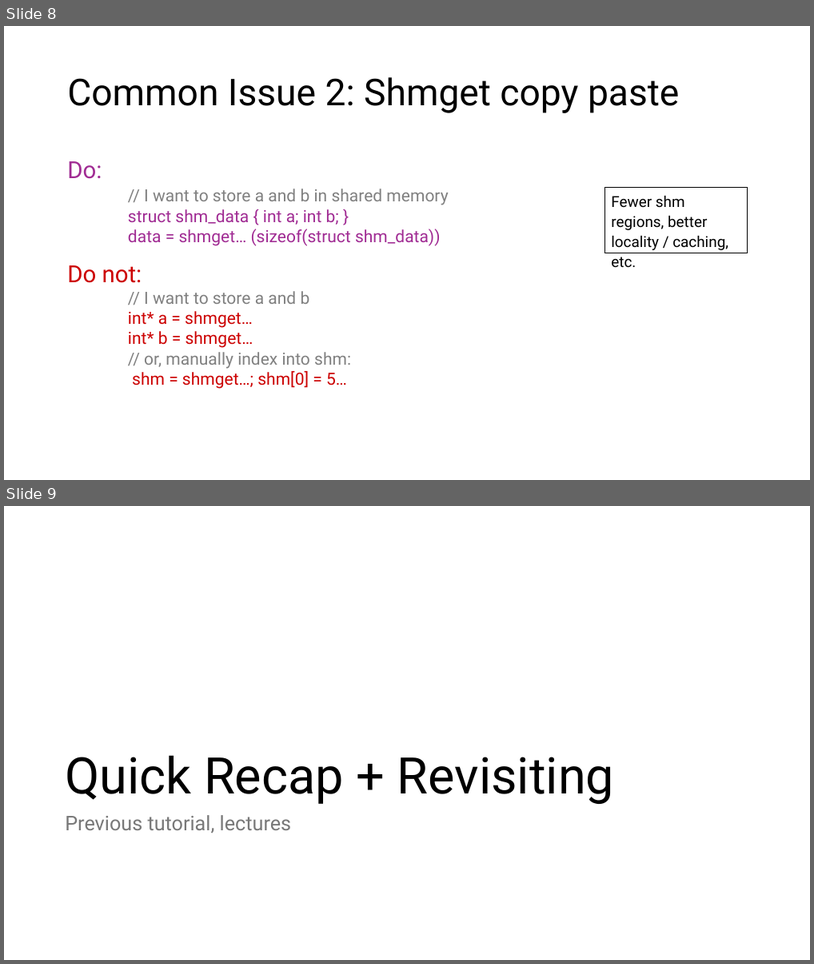
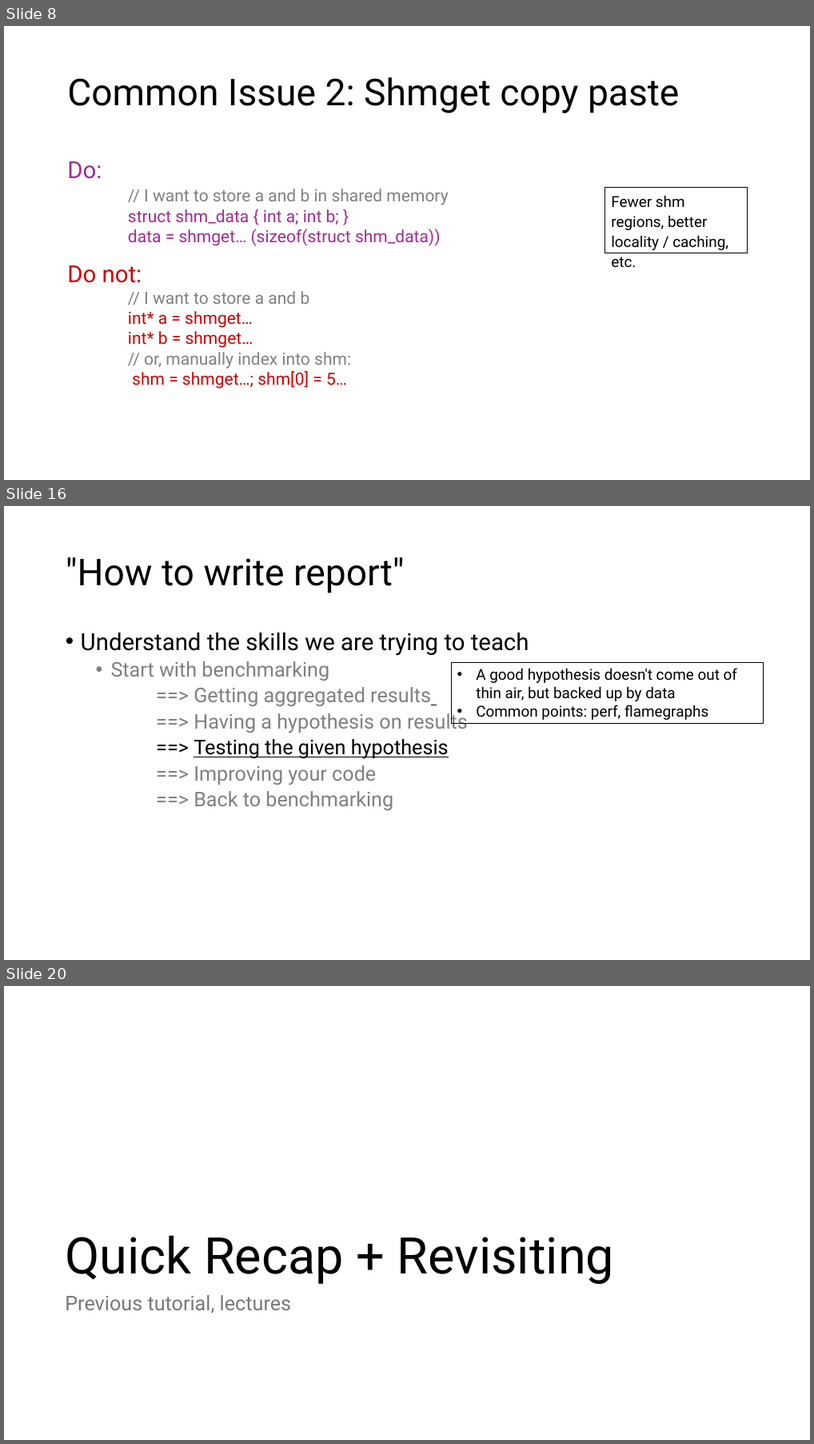
Before and after one commit to theodoreleebrant/TA-2425S1, a slide deck: CS3210/CS3210-TL3 (Lab 2).pptx. Shown one above the other, each under a label of ours: slides 8 and 9 before the commit, slides 8, 16 and 20 after it; the slides between them are not shown. The pictures are 814x964 and 814x1444 pixels, drawn with LibreOffice and Linux fonts; fonts in the diff are those of the drawing. Boxes give left, top, right and bottom in pixels: in the first picture for what was removed or moved away, otherwise in the second. Text is boxed around its words. In the diff, an @@ line names an element or a change of style, - is before the commit and + after.

Commit message:
add "how to write report" section

```diff
--- a/CS3210/CS3210-TL3 (Lab 2).pptx
+++ b/CS3210/CS3210-TL3 (Lab 2).pptx
@@ slide 16 added at bbox=[4, 506, 810, 960], background #FFFFFF @@
@@ title added at bbox=[66, 557, 405, 593], 44 pt, text #000000 @@
+"How to write report"
@@ text added at bbox=[81, 632, 530, 810], 24 pt, text #808080 @@
+• Understand the skills we are trying to teach
+  • Start with benchmarking
+  ==> Getting aggregated results
+  ==> Having a hypothesis on results
+  ==> Testing the given hypothesis
+  ==> Improving your code
+  ==> Back to benchmarking
@@ rectangle added at bbox=[452, 662, 764, 723], outline #000000 0.75 pt, 18 pt, text #000000 @@
+• A good hypothesis doesn't come out of thin air, but backed up by data
+• Common points: perf, flamegraphs
@@ what was slide 9 is now slide 20 @@
```
Also in this commit, not shown: 2 slides changed, 10 other slides added.
